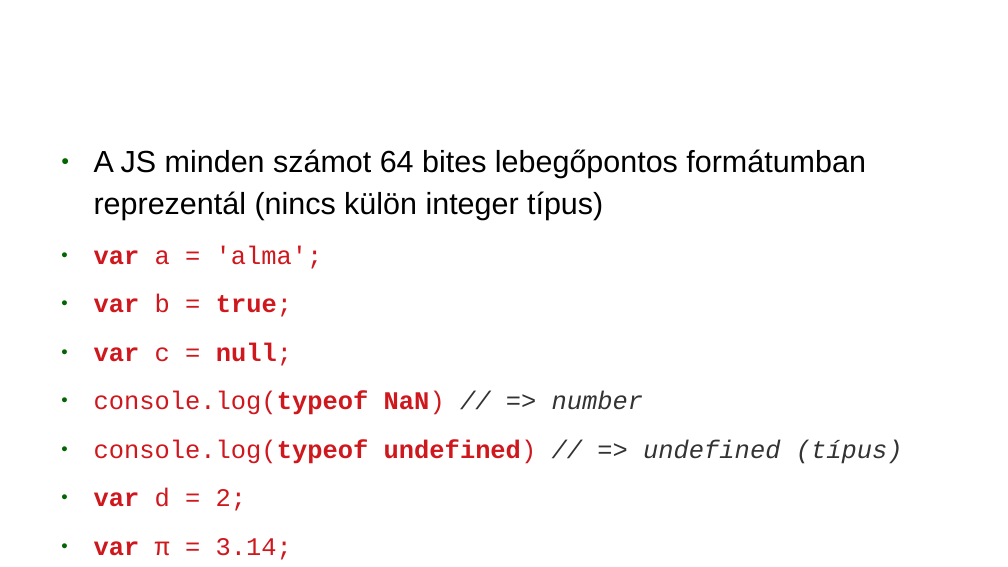
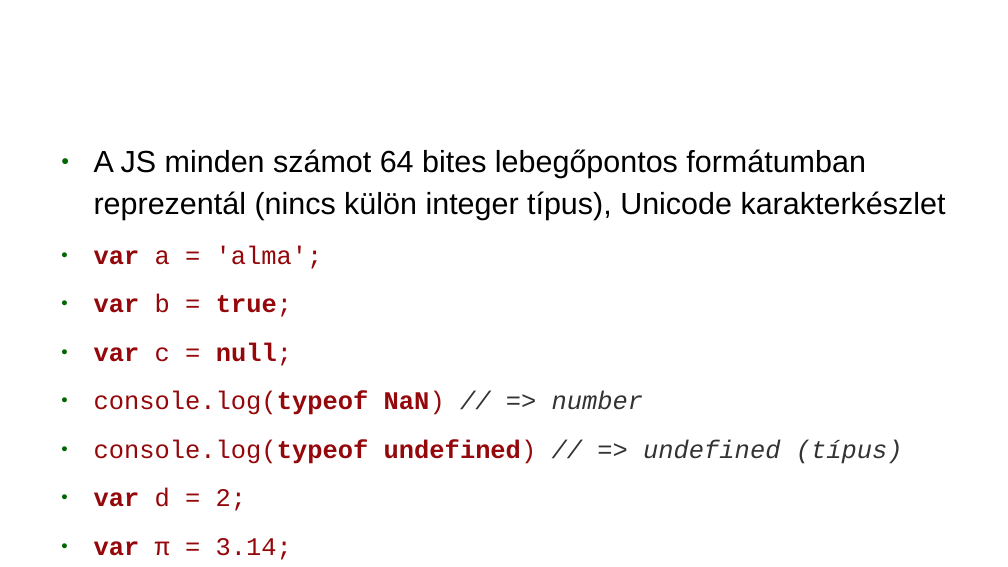
Before and after one commit to webandras/google_earth_engine_kutatas, a slide deck: slide 12 of google_earth_engine_gulacsi_andras_2018.odp. Drawn at 1008x567 pixels with LibreOffice and Linux fonts; fonts in the diff are those of the drawing; background and template pictures are left out. Boxes give left, top, right and bottom in pixels: in the first picture for what was removed or moved away, otherwise in the second. Text is boxed around its words. In the diff, an @@ line names an element or a change of style, - is before the commit and + after.

```diff
--- a/google_earth_engine_gulacsi_andras_2018.odp
+++ b/google_earth_engine_gulacsi_andras_2018.odp
@@ text at (94, 149, 946, 220): text changed @@
-● A JS minden számot 64 bites lebegőpontos formátumban reprezentál (nincs külön integer típus)
+● A JS minden számot 64 bites lebegőpontos formátumban reprezentál (nincs külön integer típus), Unicode karakterkészlet
@@ text at (94, 245, 903, 560): text colour #CE181E to #94070A in "var a = 'alma';", "var b = true;", "var c = null;", "console.log(typeof NaN)" and 3 more places @@
```
Also in this commit, not shown: 13 other slides changed, 14 slides added, 5 slides removed, 1 other file.
